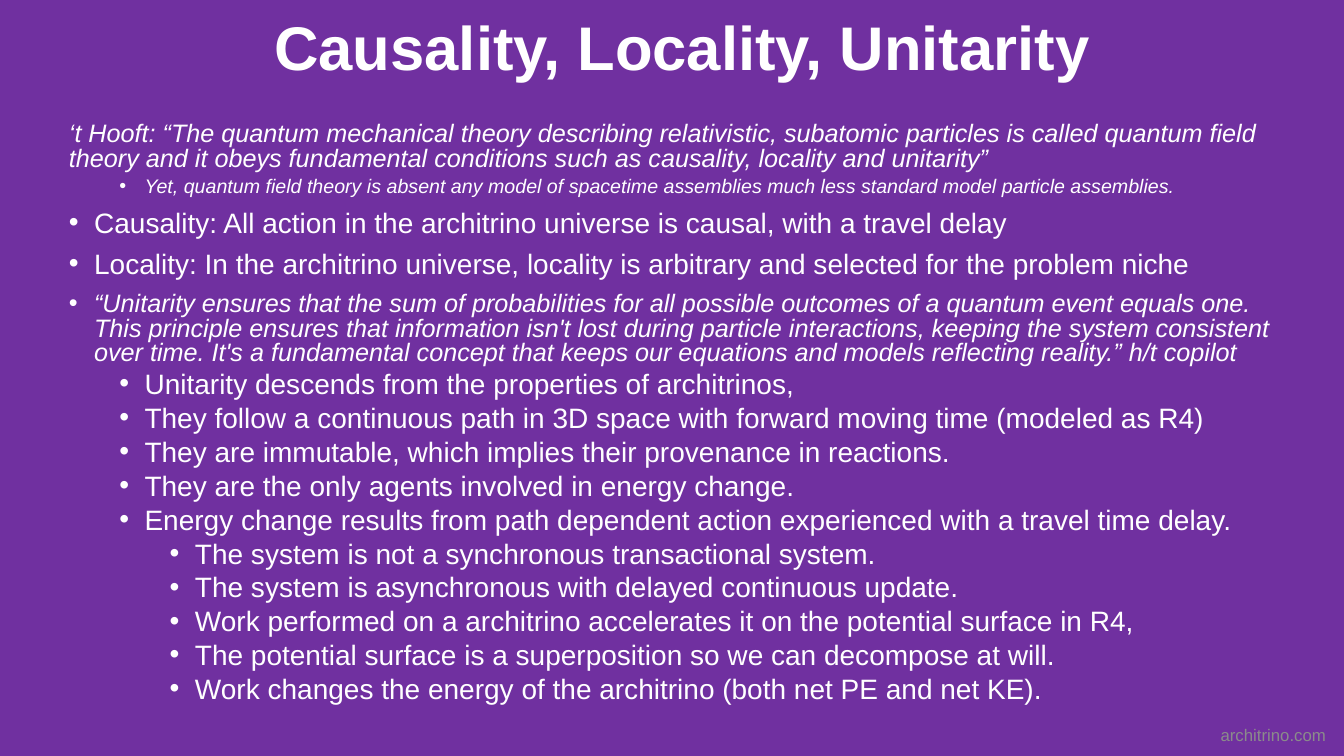
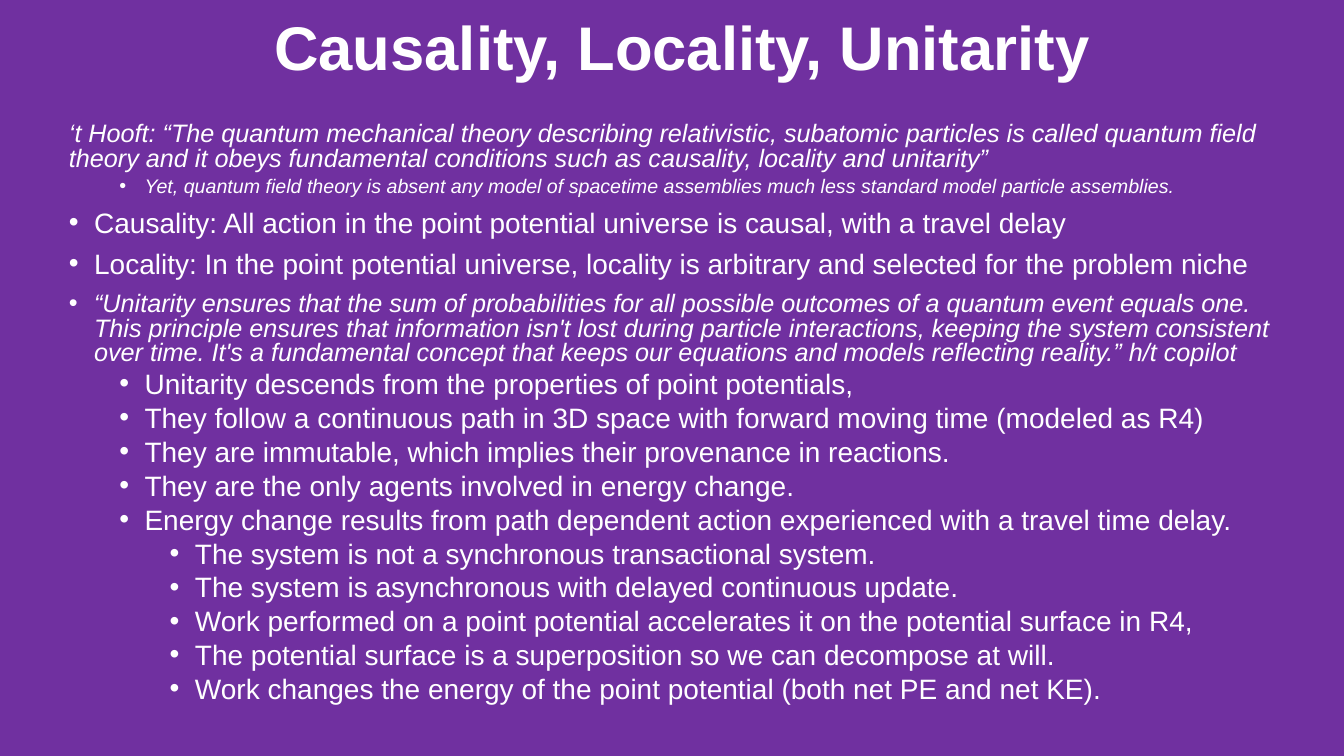
Before and after one commit to jmarkmorris/architrino, a slide deck: slide 8 of reference/archie/presentations/NPQG Assemblies - Intro.pptx. Drawn at 1344x756 pixels with LibreOffice and Linux fonts; fonts in the diff are those of the drawing. Boxes give left, top, right and bottom in pixels: in the first picture for what was removed or moved away, otherwise in the second. Text is boxed around its words. In the diff, an @@ line names an element or a change of style, - is before the commit and + after.

```diff
--- a/reference/archie/presentations/NPQG Assemblies - Intro.pptx
+++ b/reference/archie/presentations/NPQG Assemblies - Intro.pptx
@@ text at [94,212,1248,279]: text changed @@
-• Causality: All action in the architrino universe is causal, with a travel delay
-• Locality: In the architrino universe, locality is arbitrary and selected for the problem niche
+• Causality: All action in the point potential universe is causal, with a travel delay
+• Locality: In the point potential universe, locality is arbitrary and selected for the problem niche
@@ text at [145,373,853,399]: text changed @@
-  • Unitarity descends from the properties of architrinos,
+  • Unitarity descends from the properties of point potentials,
@@ text at [195,610,1193,637]: text changed @@
-    • Work performed on a architrino accelerates it on the potential surface in R4,
+    • Work performed on a point potential accelerates it on the potential surface in R4,
@@ text at [195,678,1100,704]: text changed @@
-    • Work changes the energy of the architrino (both net PE and net KE).
+    • Work changes the energy of the point potential (both net PE and net KE).
@@ text removed at [1221,729,1326,741] @@
-architrino.com
```
Also in this commit, not shown: 35 other slides changed, 6 other files.
